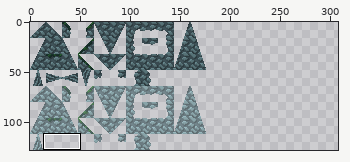
Sprite sheet -- res/tiles/level_2/level_2_spritesheet.png. The first picture is a wide view before the edit; the outline marks the close-up.
Close-up. As it was:
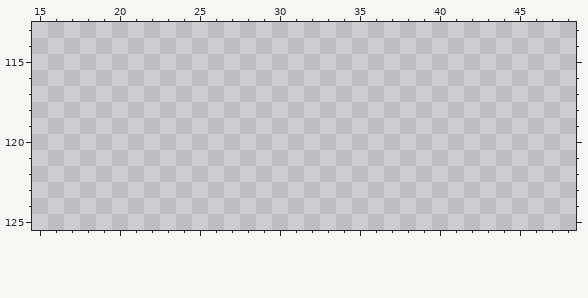
The file is 176x128 pixels. Shown: x 15..48, y 113..125. The old version is drawn lined up with the new one, on the new canvas. The wide view leaves out empty margins. The commit also changed other parts of the picture, which this record leaves out.
Once edited:
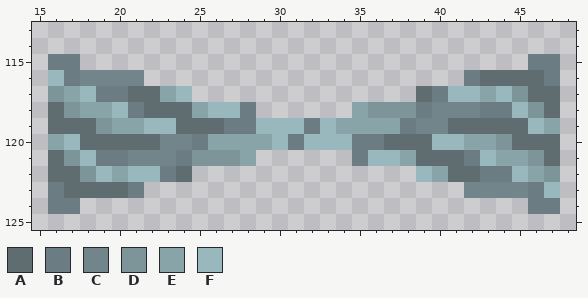
Palette (. is transparent): A #5f6d71  B #6b7c82  C #72858b  D #7d9498  E #89a4a9  F #99b8be
Changes in this commit:
canvas 176x128 -> 320x128
@@ x 15..48 @@
 114 ..................................
-115 ..................................
-116 ..................................
-117 ..................................
-118 ..................................
-119 ..................................
-120 ..................................
-121 ..................................
-122 ..................................
-123 ..................................
-124 ..................................
+115 .BB............................BB.
+116 .FBCCCC....................BAAAAB.
+117 .DEFBBAAEF..............ABFFEFDAA.
+118 .ADEEFBAAAEFFB......EDDDBCCCBBFDA.
+119 .AAADEEFFAAABBFFFBFEEEEBCCAAAAAFE.
+120 .EFAAAAACCBEEEEFBFFFBBAAAFFEEDAAA.
+121 .ADFBBCCCBDDDE......BFFEAAABFEEDA.
+122 .AADFEFFBA..............FEAABBFED.
+123 .BAAAAB....................CCCCBF.
+124 .BB............................BB.
 125 ..................................
